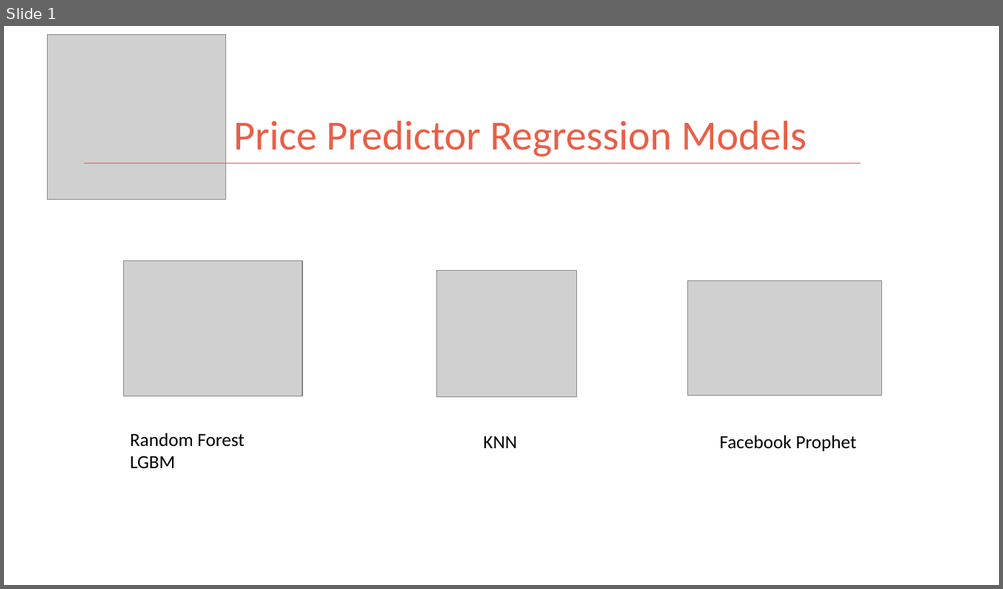
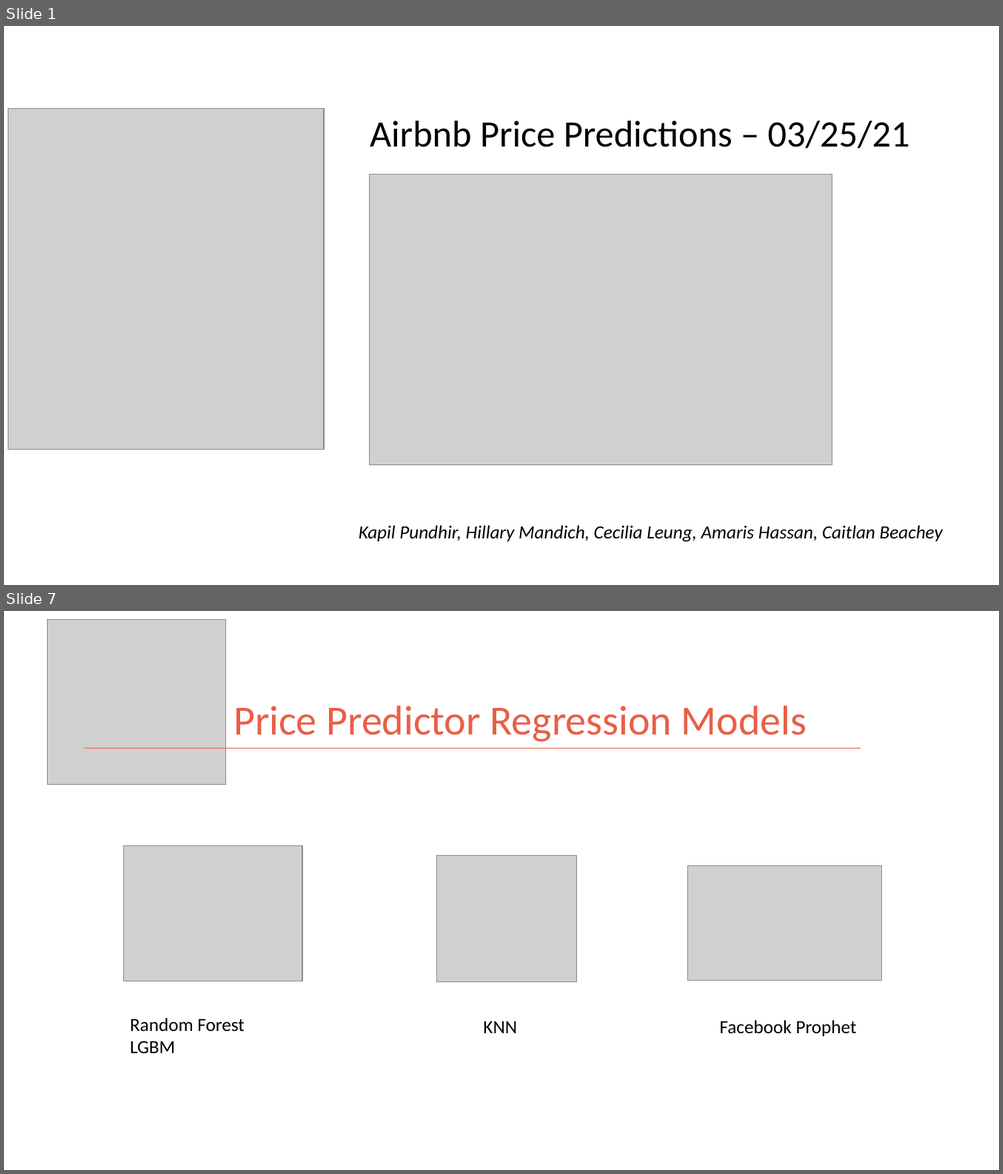
Before and after one commit to kman4/AirbnbPredictions, a slide deck: Airbnb Price Predictions (Model).pptx. Shown one above the other, each under a label of ours: slide 1 before the commit, slides 1 and 7 after it; the slides between them are not shown. The pictures are 1003x589 and 1003x1174 pixels, drawn with LibreOffice and Linux fonts; fonts in the diff are those of the drawing; grey boxes stand for pictures. Boxes give left, top, right and bottom in pixels: in the first picture for what was removed or moved away, otherwise in the second. Text is boxed around its words. In the diff, an @@ line names an element or a change of style, - is before the commit and + after.

Commit message:
add cover image and update powerpoint

```diff
--- a/Airbnb Price Predictions (Model).pptx
+++ b/Airbnb Price Predictions (Model).pptx
@@ slide 1 added at <box>4,26,999,585</box>, background #FFFFFF @@
@@ picture added at <box>8,108,324,449</box> @@
@@ text added at <box>370,121,910,148</box>, 36 pt, text #000000 @@
+Airbnb Price Predictions – 03/25/21
@@ picture added at <box>369,174,832,465</box> @@
@@ text added at <box>358,526,942,543</box>, 18 pt, text #000000, italic @@
+Kapil Pundhir, Hillary Mandich, Cecilia Leung, Amaris Hassan, Caitlan Beachey
@@ what was slide 1 is now slide 7 @@
```
Also in this commit, not shown: 5 slides changed, 10 other slides added, 2 slides removed, 1 other file.
